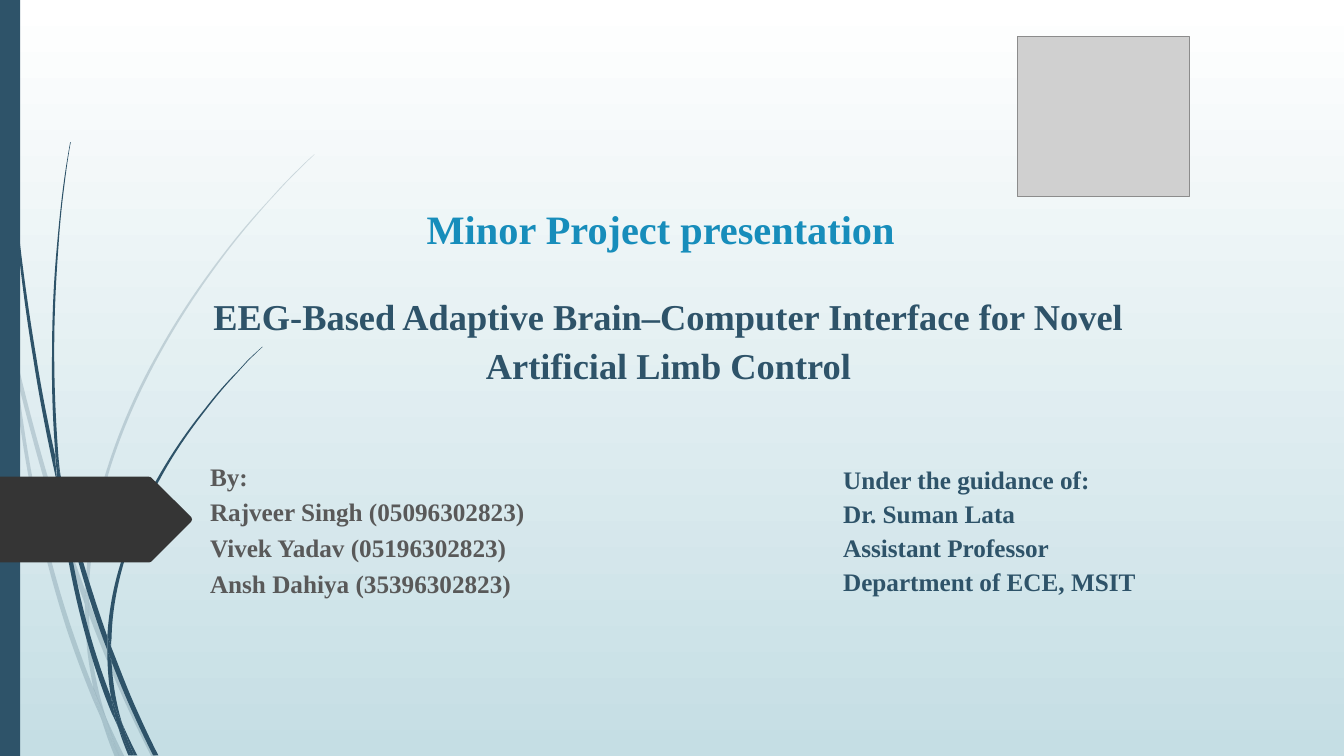
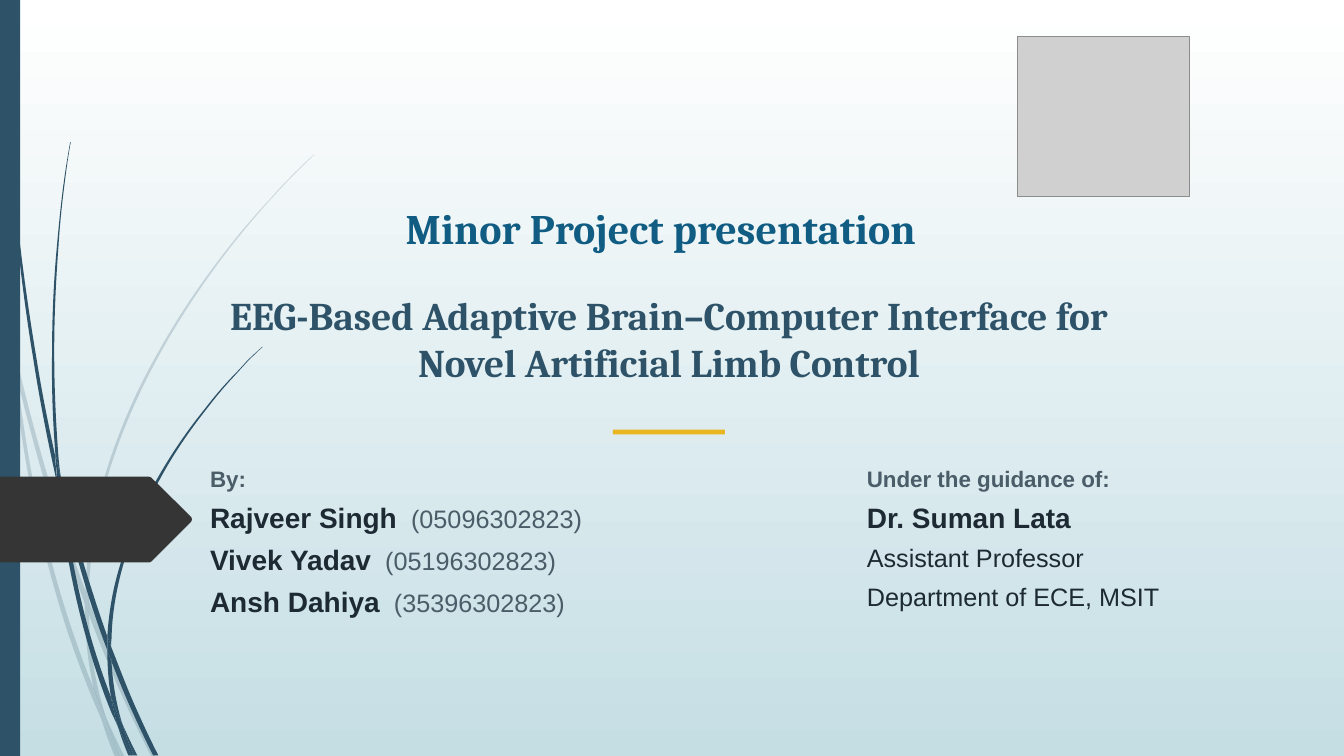
Before and after one commit to rajveeerr/sixth-finger-bci, a slide deck: slide 1 of report/slides/college/Sixth-Finger-BCI-Final-PPT.pptx. Drawn at 1344x756 pixels with LibreOffice and Linux fonts; fonts in the diff are those of the drawing; grey boxes stand for pictures. Boxes give left, top, right and bottom in pixels: in the first picture for what was removed or moved away, otherwise in the second. Text is boxed around its words. In the diff, an @@ line names an element or a change of style, - is before the commit and + after.

```diff
--- a/report/slides/college/Sixth-Finger-BCI-Final-PPT.pptx
+++ b/report/slides/college/Sixth-Finger-BCI-Final-PPT.pptx
@@ title "Minor Project presentation" at (406, 215, 916, 253): size 28.8 to 30 pt, font Times New Roman to Cambria, text colour #178DBB to #105C82 @@
@@ text "EEG-Based Adaptive Brain–Computer Interface for ..." at (230, 302, 1108, 378): size 26 to 28 pt, font Times New Roman to Cambria; line spacing 1.12 to 1 @@
@@ rectangle added at (613, 430, 725, 435), fill #E9B520 @@
@@ subtitle "By:" at (210, 471, 582, 617): size 18 to 16 pt in "By:"; font Times New Roman to Arial; text colour #595959 to #4A5D68 in "By:", "(05096302823)", "(05196302823)", "(35396302823)"; size 18 to 20 pt, text colour #595959 to #1D2A33 in "Rajveer Singh", "Vivek Yadav", "Ansh Dahiya"; bold off in "(05096302823)", "(05196302823)", "(35396302823)"; less space between paragraphs; more space between paragraphs @@
@@ text "Under the guidance of:": place and size @@
-text "Under the guidance of:" at (843, 471, 1135, 597)
+text "Under the guidance of:" at (867, 471, 1159, 612)
@@ text "Under the guidance of:" at (867, 471, 1159, 612): size 18 to 16 pt, text colour #2E5369 to #4A5D68 in "Under the guidance of:"; font Times New Roman to Arial; size 18 to 20 pt in "Dr. Suman Lata"; text colour #2E5369 to #1D2A33 in "Dr. Suman Lata", "Assistant Professor", "Department of ECE, MSIT"; bold off in "Assistant Professor", "Department of ECE, MSIT"; line spacing 1.12 to 1; more space between paragraphs @@
```
Also in this commit, not shown: 17 other slides changed, 2 other files.
